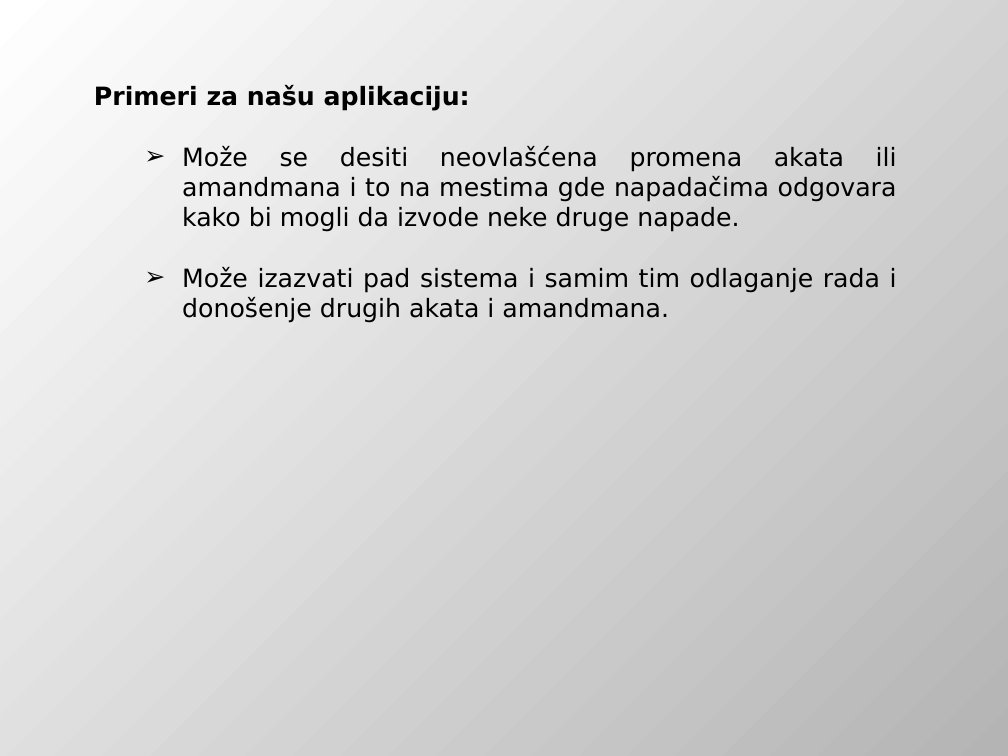
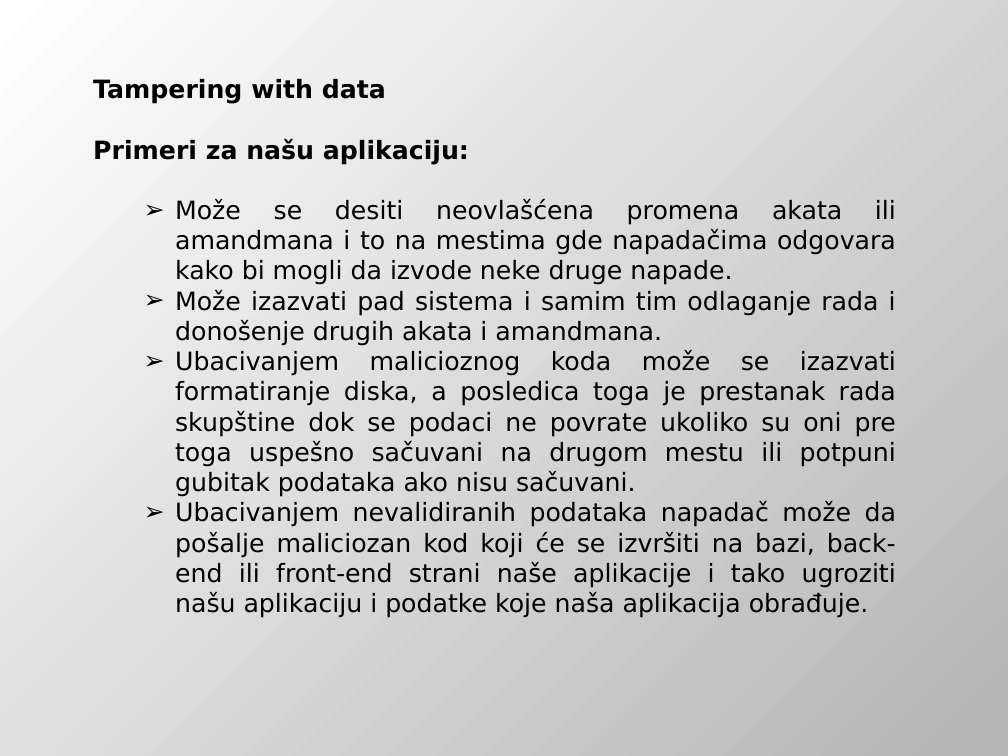
Before and after one commit to DejanUrosevic/XML-Projekat, a slide deck: slide 39 of Model Pretnji.pptx (slide 41 before the commit). Drawn at 1008x756 pixels with LibreOffice and Linux fonts; fonts in the diff are those of the drawing. Boxes give left, top, right and bottom in pixels: in the first picture for what was removed or moved away, otherwise in the second. Text is boxed around its words. In the diff, an @@ line names an element or a change of style, - is before the commit and + after.

```diff
--- a/Model Pretnji.pptx
+++ b/Model Pretnji.pptx
@@ text at [93, 79, 386, 104]: paragraph added @@
+Tampering with data
@@ text at [175, 199, 896, 346]: indent changed @@
@@ text at [175, 350, 896, 618]: paragraphs added @@
+  ➢ Ubacivanjem malicioznog koda može se izazvati formatiranje diska, a posledica toga je prestanak rada skupštine dok se podaci ne povrate ukoliko su oni pre toga uspešno sačuvani na drugom mestu ili potpuni gubitak podataka ako nisu sačuvani.
+  ➢ Ubacivanjem nevalidiranih podataka napadač može da pošalje maliciozan kod koji će se izvršiti na bazi, back-end ili front-end strani naše aplikacije i tako ugroziti našu aplikaciju i podatke koje naša aplikacija obrađuje.
```
Also in this commit, not shown: 5 other slides changed, 2 slides added, 2 slides removed, 6 other files.
